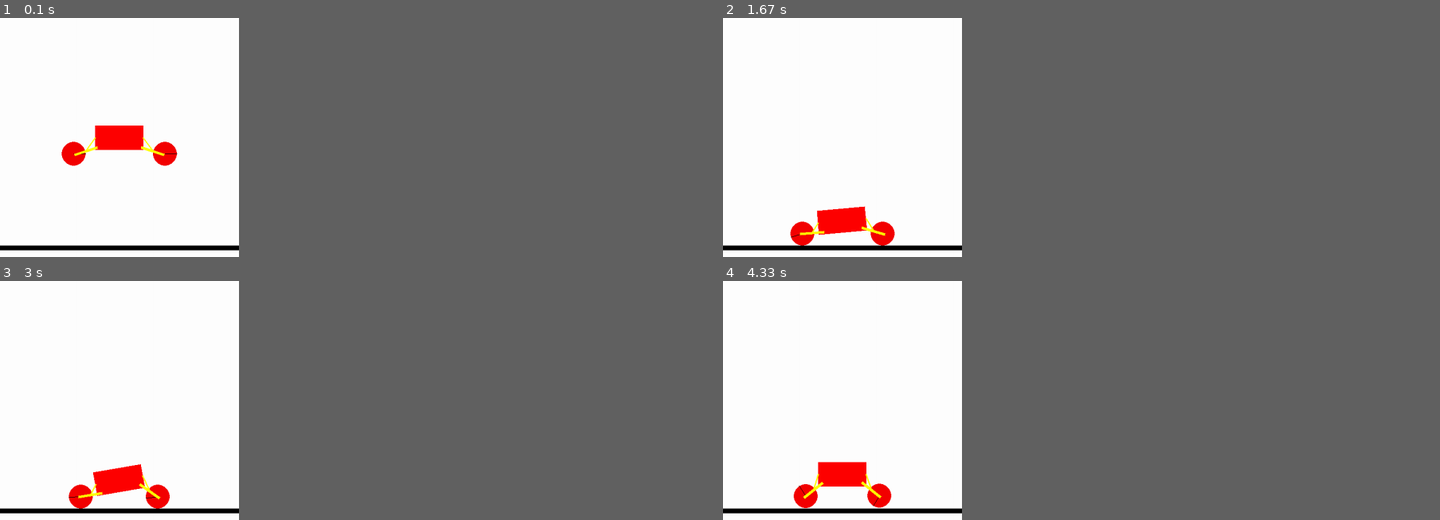
Above: before the commit, frames 1-4 (two rows, left to right).
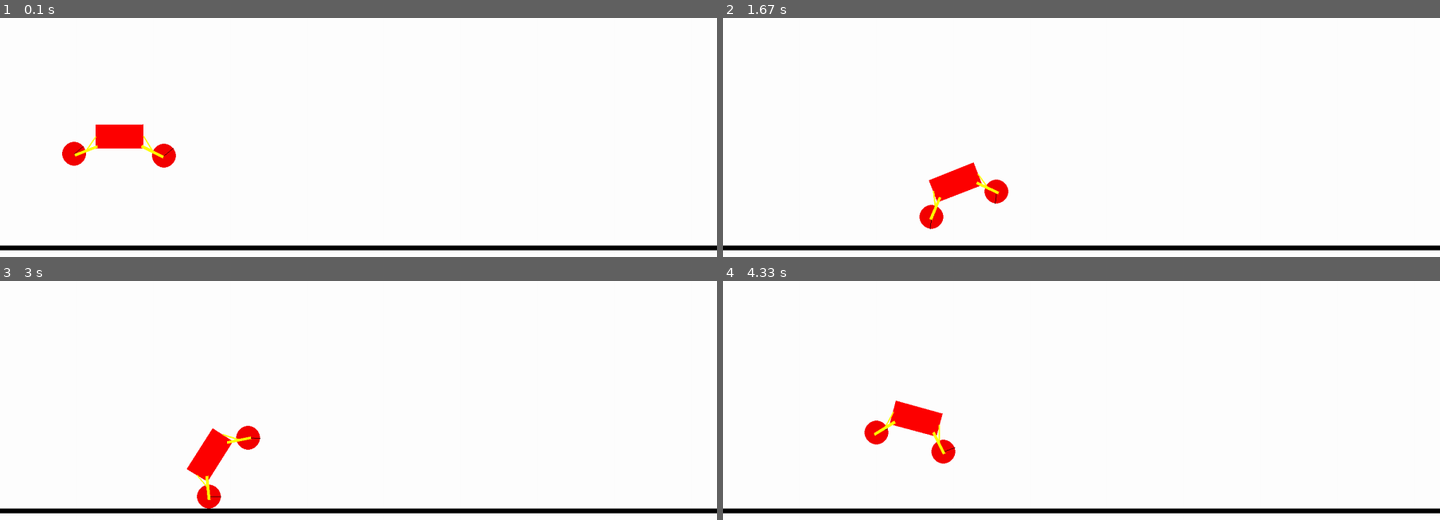
Above: after the commit, the same moments.

Repository: semboko/pygame-sandbox
Game: pygame game, started from main.py
Same seed, same stepped clock (60 frames per second), same inputs: the game is played once before the commit and once after it.
Inputs (mouse positions are in pixels of both pictures, inside the frame that each line leads up to):
- Up to frame 1 (0.1 s): no input
- Up to frame 2 (1.67 s): hold Space 0.33-0.8 s; hold D 0.33-0.8 s; move the mouse to (1052, 147) at 0.37 s; tap Space at 0.83, 1.23, 1.53 s; hold D 1.17-1.63 s
- Up to frame 3 (3 s): hold D 1.67-2.13 s; tap Space at 1.73, 2.03, 2.23, 2.53, 2.8 s; hold A 2.17-2.7 s; hold A from 2.73 s (still down)
- Up to frame 4 (4.33 s): tap Space at 3.1, 3.23, 3.53, 3.9, 4.2 s; release A at 3.13 s; hold R 3.17-3.8 s; hold D 3.17-3.8 s; hold D from 3.83 s (still down)
In our replay, the window is 300x300 before the commit and 900x300 after it. These sizes can differ from the game's own. Grey fills any space a smaller window leaves; there, only what the larger window draws over its background counts as a difference.

The runs differ from the first frame. In frame 1, 1.9% of the frame differs, in the area x 8-100%, y 44-98%; in frame 2, 4.1%; in frame 3, 4.1%; in frame 4, 4.2%, in the area x 9-100%, y 50-98%.

Commit message:
Added motor, gearjoint, motor acceleration, jump

Diff:
--- a/main.py
+++ b/main.py
@@ -11,7 +11,7 @@
 class Game:
     def __init__(self):
         self.sc = None
-        self.res = (500, 500)
+        self.res = (1500, 500)
         self.scene: Optional[AbstractScene] = None
         self.clock = pygame.time.Clock()
         self.fps = 60
--- a/scenes/carscene.py
+++ b/scenes/carscene.py
@@ -11,10 +11,23 @@
     def reset_scene(self):
         super().reset_scene()
         self.car = Car(250, 250, 100, 50, self.space)
-        self.floor = Segment((0, 20), (500, 20), 5, self.space, btype=pymunk.Body.STATIC)
+        self.floor = Segment((0, 20), (self.display.get_width(), 20), 5, self.space, btype=pymunk.Body.STATIC)
+        self.floor.shape.friction = .9
         self.objects.extend((self.car, self.floor))
+
+    def update(self):
+        super().update()
+        keys = pygame.key.get_pressed()
+        if keys[pygame.K_a]:
+            self.car.motor.rate += .5
+        elif keys[pygame.K_d]:
+            self.car.motor.rate -= .5
+        else:
+            self.car.motor.rate = int(self.car.motor.rate * 0.96)
 
     def handle_event(self, event: Event) -> None:
         if event.type == pygame.KEYDOWN:
-            if chr(event.key) == "r":
+            if event.key== pygame.K_r:
                 self.reset_scene()
+            if event.key == pygame.K_SPACE:
+                self.car.jump(self.floor.shape)
--- a/scenes/components/car.py
+++ b/scenes/components/car.py
@@ -38,10 +38,11 @@
         arm_x, arm_y = self.arm.body.position
         self.wheel = Ball(arm_x + (arm_width / 2 + arm_height) * side, arm_y, arm_width // 2, space)
         self.wheel.shape.filter = cf
+        self.wheel.shape.friction = 1
         space.add(pymunk.PivotJoint(self.arm.body, self.wheel.body, ((arm_width / 2 - arm_height) * side, 0), (0, 0)))
-        self.spring = pymunk.DampedSpring(car_body, self.arm.body, ((car_width / 2) * side, 0), (0, 0), 5, -44000, 10)
+        self.spring = pymunk.DampedSpring(car_body, self.arm.body, ((car_width / 2) * side, 0), (0, 0), 5, -74000, 10)
         space.add(self.spring)
-        angle_limit = (0, 0.8) if side == -1 else (-0.8, 0)
+        angle_limit = (.2, 0.8) if side == -1 else (-0.8, .2)
         space.add(pymunk.RotaryLimitJoint(car_body, self.arm.body, *angle_limit))
 
     def render(self, display: Surface):
@@ -59,6 +60,17 @@
         self.front_suspension = Suspension(self.car_body.body, width, height, self.cf, 1, space)
         self.rear_suspension = Suspension(self.car_body.body, width, height, self.cf, -1, space)
 
+        space.add(pymunk.GearJoint(self.front_suspension.wheel.body, self.rear_suspension.wheel.body, 0, 1))
+        self.motor = pymunk.SimpleMotor(self.rear_suspension.wheel.body, self.rear_suspension.arm.body, -1)
+        space.add(self.motor)
+
+    def jump(self, floor_shape: pymunk.Shape):
+        _, car_y = self.car_body.body.position
+        if car_y > 150:
+            return
+
+        self.car_body.body.apply_impulse_at_local_point((0, 700000), (0, 0))
+
     def render(self, display: Surface) -> None:
         self.car_body.render(display)
         self.front_suspension.render(display)
